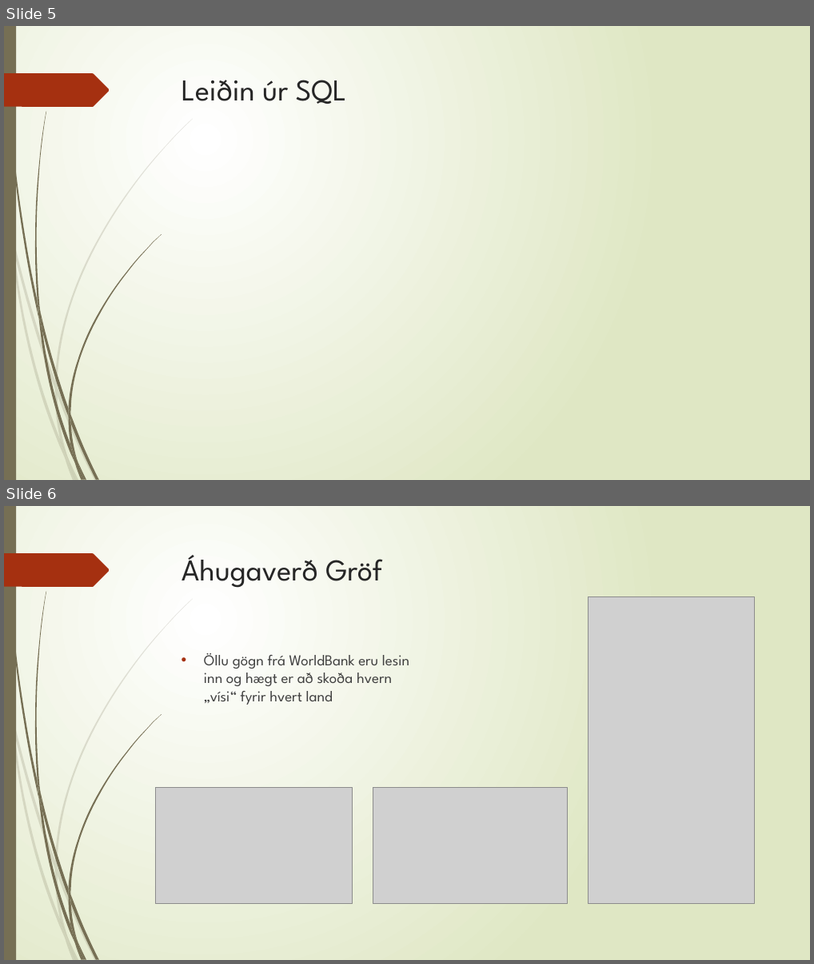
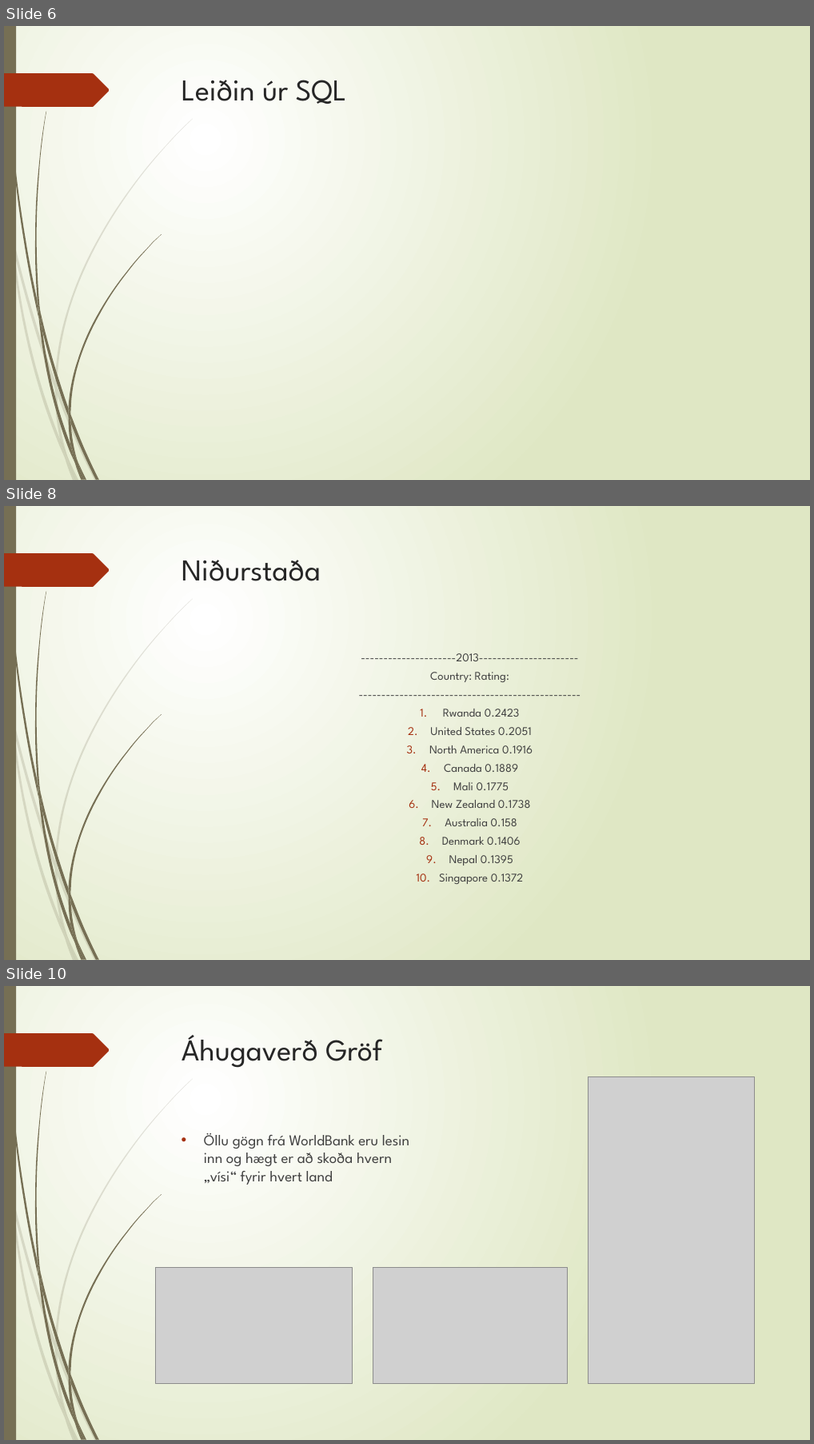
Before and after one commit to thortom/T-316-GAVI, a slide deck: Verkefni3/Kynning.pptx. Shown one above the other, each under a label of ours: slides 5 and 6 before the commit, slides 6, 8 and 10 after it; the slides between them are not shown. The pictures are 814x964 and 814x1444 pixels, drawn with LibreOffice and Linux fonts; fonts in the diff are those of the drawing; grey boxes stand for pictures. Boxes give left, top, right and bottom in pixels: in the first picture for what was removed or moved away, otherwise in the second. Text is boxed around its words. In the diff, an @@ line names an element or a change of style, - is before the commit and + after.

```diff
--- a/Verkefni3/Kynning.pptx
+++ b/Verkefni3/Kynning.pptx
@@ slide 8 added at (x1=4, y1=506, x2=810, y2=960), background gradient #FFFFFF to #DFE8C4; not listed: 24 template elements that a slide beside it also shows @@
@@ title added at (x1=182, y1=560, x2=321, y2=581), 36 pt, text #262626 @@
+Niðurstaða
@@ text added at (x1=361, y1=653, x2=578, y2=884), 14 pt, text #404040 @@
+---------------------2013----------------------
+Country: Rating:
+-------------------------------------------------
+1. Rwanda 0.2423
+2. United States 0.2051
+3. North America 0.1916
+4. Canada 0.1889
+5. Mali 0.1775
+6. New Zealand 0.1738
+7. Australia 0.158
+8. Denmark 0.1406
+9. Nepal 0.1395
+10. Singapore 0.1372
@@ what was slide 5 is now slide 6 @@
@@ what was slide 6 is now slide 10 @@
```
Also in this commit, not shown: 3 slides changed, 4 other slides added, 2 slides removed.
